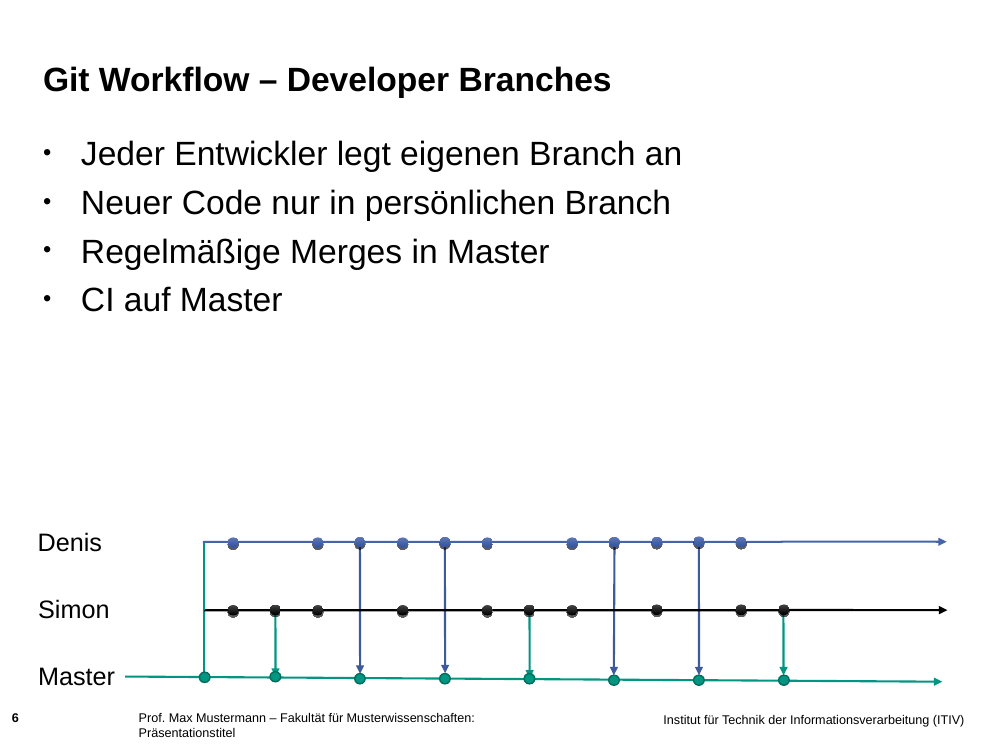
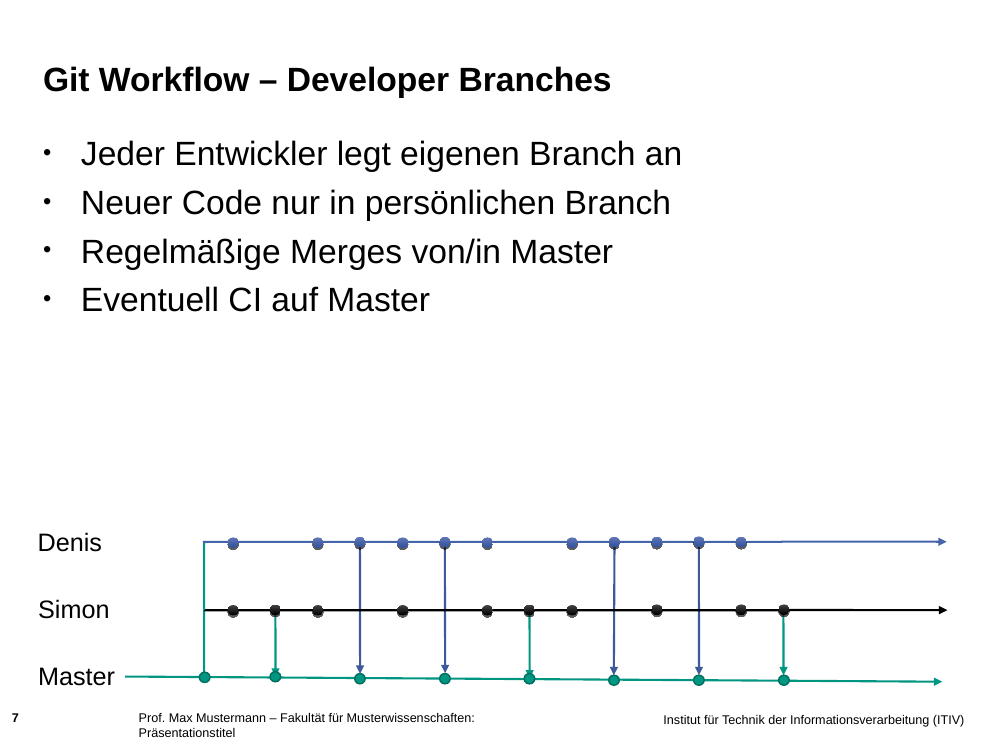
Before and after one commit to muellesi/PSE_2018, a slide deck: slide 7 of Präsentation/Simon/Praesentationsfolien (PowerPoint).ppt (slide 6 before the commit). Drawn at 1008x756 pixels with LibreOffice and Linux fonts; fonts in the diff are those of the drawing; background and template pictures are left out. Boxes give left, top, right and bottom in pixels: in the first picture for what was removed or moved away, otherwise in the second. Text is boxed around its words. In the diff, an @@ line names an element or a change of style, - is before the commit and + after.

Commit message:
Adding Git workflow best practices

```diff
--- a/Präsentation/Simon/Praesentationsfolien (PowerPoint).ppt
+++ b/Präsentation/Simon/Praesentationsfolien (PowerPoint).ppt
@@ text at (81, 238, 613, 312): text changed @@
-• Regelmäßige Merges in Master
-• CI auf Master
+• Regelmäßige Merges von/in Master
+• Eventuell CI auf Master
@@ page number at (12, 713, 19, 722): text changed @@
-6
+7
```
Also in this commit, not shown: 2 other slides changed, 1 slide added.
